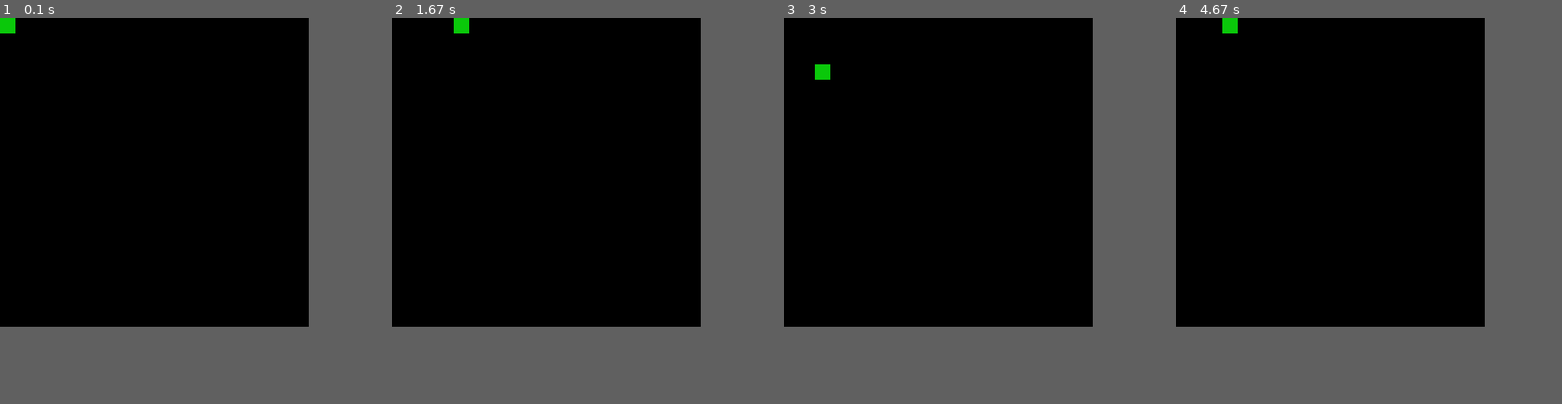
Above: before the commit, frames 1-4 (left to right).
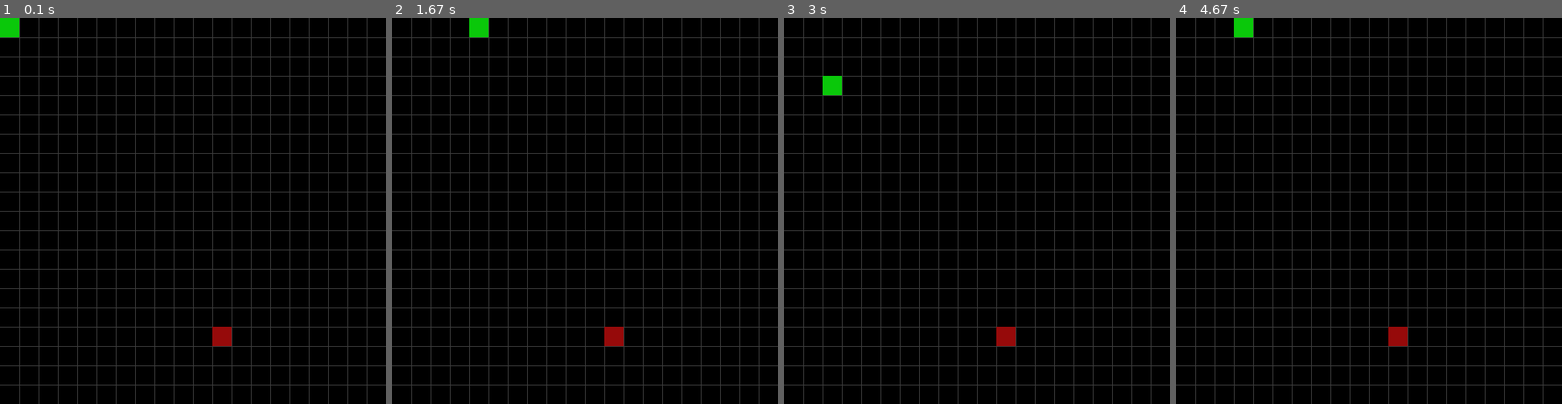
Above: after the commit, the same moments.

Repository: ShavrinAlex/pygame-snake
Game: pygame game, started from main.py
The game is run twice, just before and just after one commit, with the same random seed, the same clock (stepped at 60 frames per second) and the same inputs.
Inputs:
- Up to frame 1 (0.1 s): no input
- Up to frame 2 (1.67 s): hold D 0.33-0.8 s; hold D from 1.3 s (still down)
- Up to frame 3 (3 s): release D at 1.8 s; hold A 1.83-2.37 s; hold S 2.4-2.95 s; hold A from 2.98 s (still down)
- Up to frame 4 (4.67 s): release A at 3.53 s; hold W 3.57-4.12 s; hold D from 4.15 s (still down)
In our replay, the window is 400x400 before the commit and 500x500 after it. These sizes can differ from the game's own. Grey fills any space a smaller window leaves; there, only what the larger window draws over its background counts as a difference.

The runs differ from the first frame. In frame 1, 7.8% of the frame differs, in the area x 0-100%, y 0-100%; in frame 2, 8.1%; in frame 3, 8.0%; in frame 4, 8.0%.

Commit message:
Сделано игровое поле и добавлена еда, которая появляется в рандомном месте

Diff:
--- a/main.py
+++ b/main.py
@@ -1,23 +1,32 @@
 import sys
+import random
 import pygame
 
 pygame.init()
 
-window_width = 400
-window_height = 400
+window_width = 500
+window_height = 500
 window_title = 'Snake'
 window_icon = pygame.image.load('images/Icon.png')
 window_fps = 5
+window_pixel = 25
+
+clock = pygame.time.Clock()
 
 color_snake = (10, 200, 10)
 color_fon = (0, 0, 0)
+color_grid = (60, 60, 60)
+color_food = (150, 10, 10)
 
 snake_pos_x = 0
 snake_pos_y = 0
-snake_width = 20
-shake_height = 20
+snake_width = window_pixel
+shake_height = window_pixel
 
-clock = pygame.time.Clock()
+food_width = window_pixel
+food_height = window_pixel
+food_pos_x = random.randrange(0, window_width - food_width, window_pixel)
+food_pos_y = random.randrange(0, window_height - food_height, window_pixel)
 
 
 
@@ -27,6 +36,13 @@
 
 while True:
     window.fill(color_fon)
+
+    for y in range(window_pixel, window_height, window_pixel):
+        pygame.draw.line(window, color_grid, (0, y), (window_width, y))
+    for x in range(window_pixel, window_width, window_pixel):
+        pygame.draw.line(window, color_grid, (x, 0), (x, window_height))
+
+
     for event in pygame.event.get():
         if event.type == pygame.QUIT:
             sys.exit()
@@ -35,13 +51,15 @@
     if keys[pygame.K_ESCAPE]:
         sys.exit()
     if keys[pygame.K_w] and snake_pos_y > 0:
-        snake_pos_y -= 20
+        snake_pos_y -= window_pixel
     elif keys[pygame.K_s] and snake_pos_y + shake_height < window_height:
-        snake_pos_y += 20
+        snake_pos_y += window_pixel
     elif keys[pygame.K_a] and snake_pos_x > 0:
-        snake_pos_x -= 20
+        snake_pos_x -= window_pixel
     elif keys[pygame.K_d] and snake_pos_x + snake_width < window_width:
-        snake_pos_x += 20
+        snake_pos_x += window_pixel
+
+    pygame.draw.rect(window, color_food, (food_pos_x, food_pos_y, food_width, food_height))
 
     pygame.draw.rect(window, color_snake, (snake_pos_x, snake_pos_y, snake_width, shake_height))
 
Binary file added: images/Icon.png
